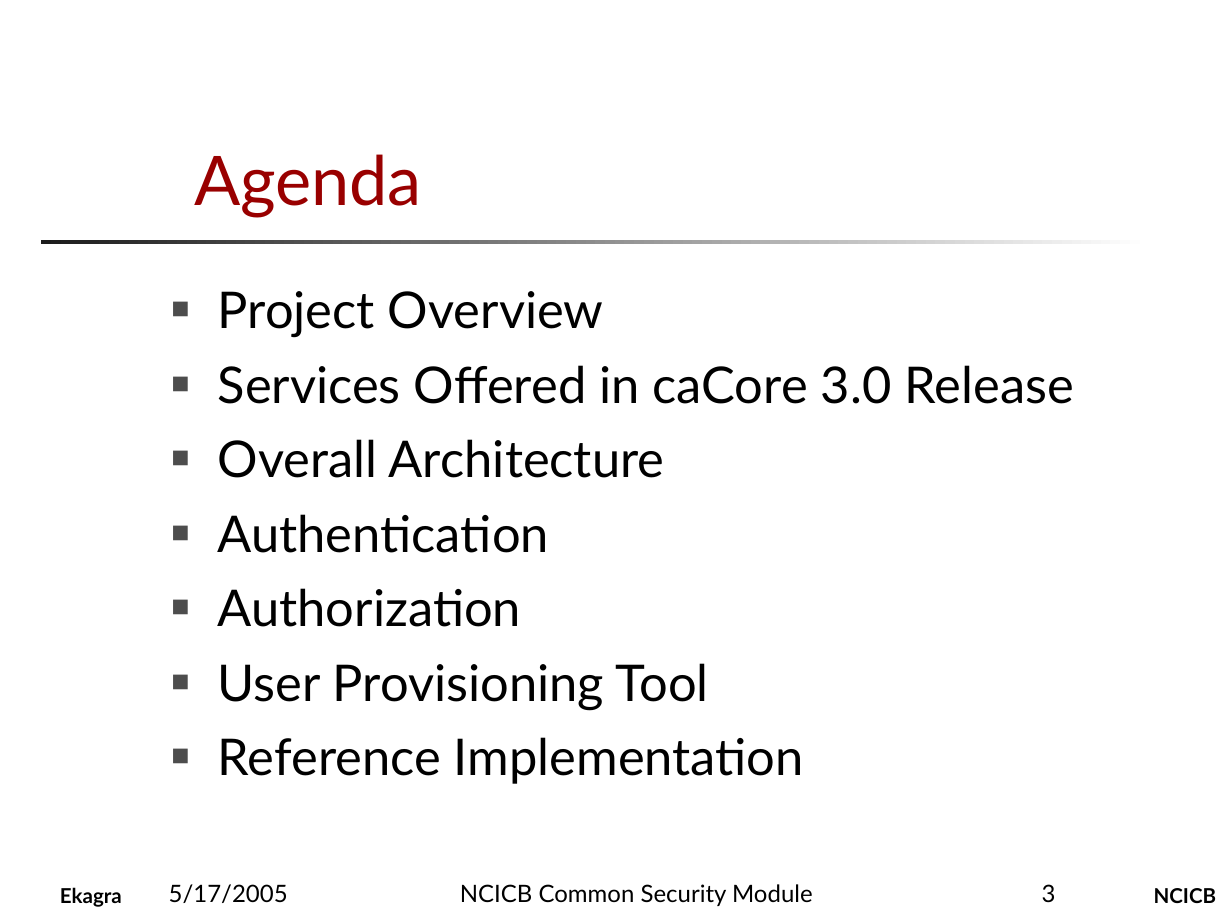
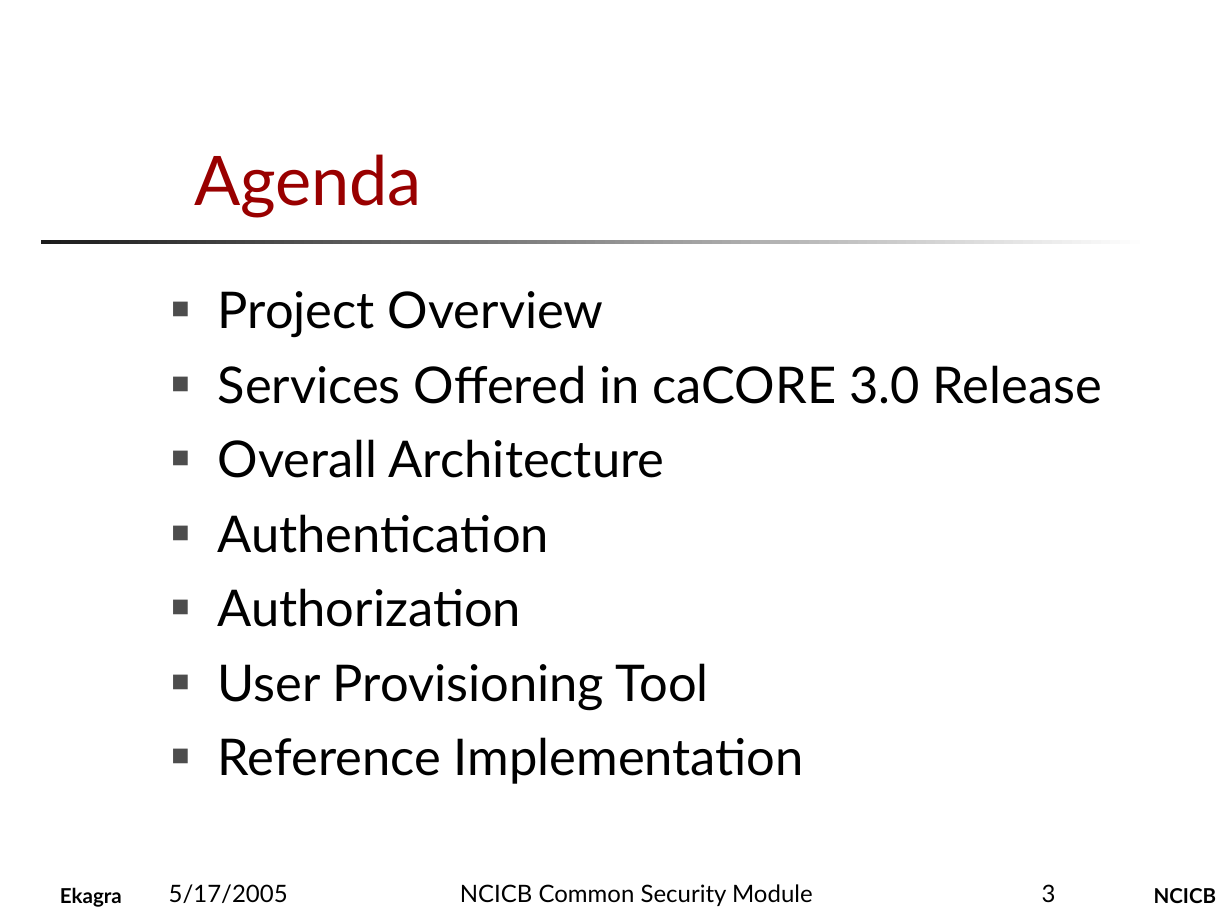
Before and after one commit to CBIIT/common-security-module-docs, a slide deck: slide 3 of Presentations/CSM_Presentation_for_CRIX.ppt. Drawn at 1232x924 pixels with LibreOffice and Linux fonts; fonts in the diff are those of the drawing; background and template pictures are left out. Boxes give left, top, right and bottom in pixels: in the first picture for what was removed or moved away, otherwise in the second. Text is boxed around its words. In the diff, an @@ line names an element or a change of style, - is before the commit and + after.

```diff
--- a/Presentations/CSM_Presentation_for_CRIX.ppt
+++ b/Presentations/CSM_Presentation_for_CRIX.ppt
@@ text at <box>218,365,1102,404</box>: text changed @@
-■ Services Offered in caCore 3.0 Release
+■ Services Offered in caCORE 3.0 Release
```
Also in this commit, not shown: 7 other slides changed, 1 slide removed.
